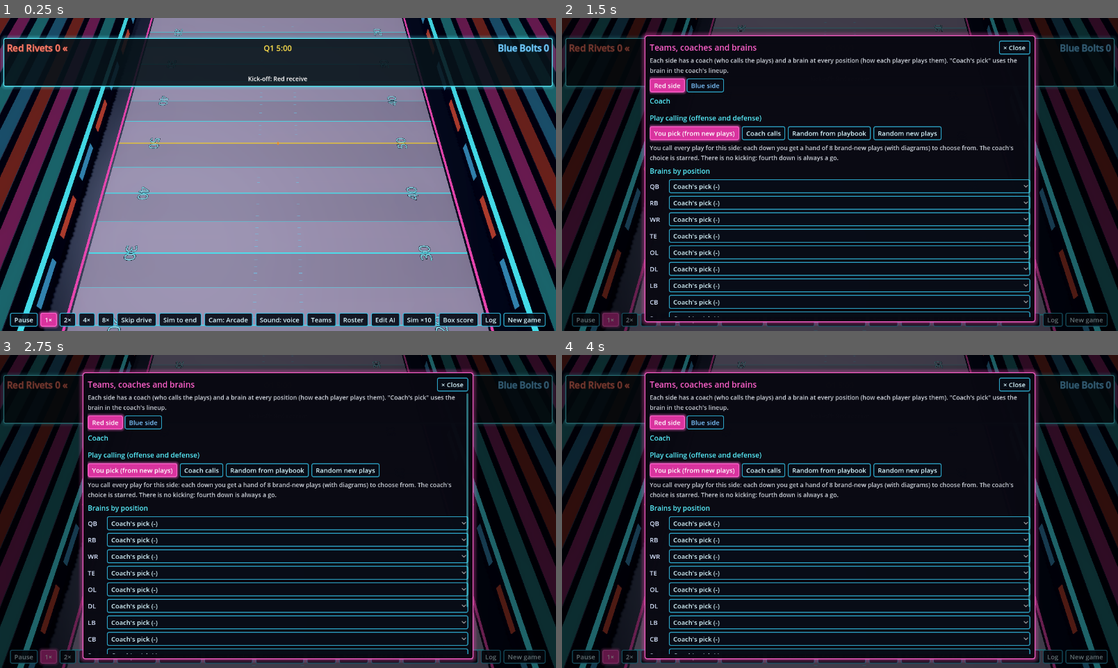
Above: before the commit, frames 1-4 (two rows, left to right).
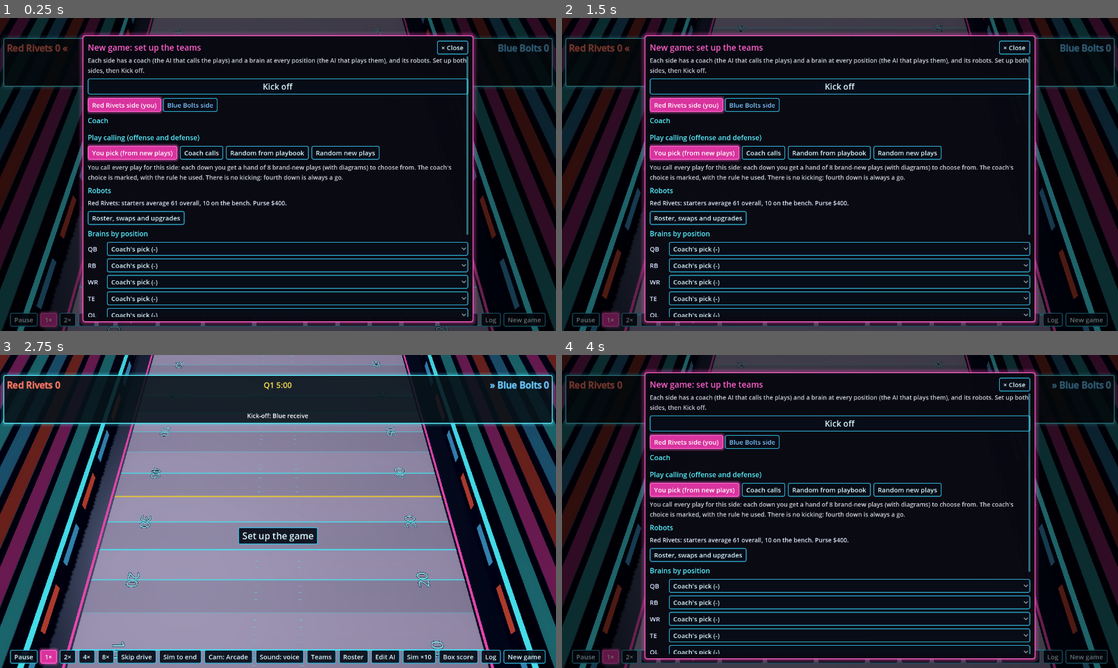
Above: after the commit, the same moments.

Repository: nathandunn/gridiron-career
Game: Godot game, scene res://scenes/Main.tscn
Two runs of this game, one before a commit and one after it. Both use one fixed random seed, a clock stepped at 60 frames per second and the inputs below.
Inputs (mouse positions are in pixels of both pictures, inside the frame that each line leads up to):
- Up to frame 1 (0.25 s): no input
- Up to frame 2 (1.5 s): click "Teams" at 0.5 s; click "Box score" at 1.25 s
- Up to frame 3 (2.75 s): click (278, 423) at 2 s, where only the run after the commit has a clickable "Kick off"
- Up to frame 4 (4 s): click (840, 536) at 2.75 s, where only the run after the commit has a clickable "Set up the game"; click "Cam: Arcade" at 3.5 s

The runs differ from the first frame. In frame 1, 74% of the frame differs, in the area x 0-100%, y 0-100%; in frame 2, 13%; in frame 3, 75%; in frame 4, 13%.
Error in both runs: Out of bounds get index '0' (on base: 'Array') (res://scripts/team.gd:14)

Commit message:
Every game starts on a set-up panel (coach, play calling, robots, brains, both sides); the picker shows the coach's deciding rule
Co-Authored-By: Claude Opus 5.5 <noreply@anthropic.com>
Claude-Session: https://claude.ai/code/session_01HmE9FLbeVRN99oMBHaGgc2

Diff:
--- a/scripts/game.gd
+++ b/scripts/game.gd
@@ -188,7 +188,7 @@
 		return false
 	var sense := func(id: String, a: Array) -> bool:
 		return _coach_sense(id, a, team, on_offense)
-	Dsl.run(rules, sense, act, {}, 0.0, Coach.MODIFIERS, coach_tally[team] if count else {})
+	out["line"] = Dsl.run(rules, sense, act, {}, 0.0, Coach.MODIFIERS, coach_tally[team] if count else {})
 	if out["kind"] == "":
 		var opts := Library.plays_for("offense" if on_offense else "defense")
 		out["kind"] = "play"
@@ -205,6 +205,11 @@
 	var want: Play = Library.play(String(d.get("play", "")))
 	if want == null:
 		return {"index": -1, "call": String(d.get("kind", ""))}
+	# which of his rules decided it, in his own words
+	var why := "nothing special: his usual mix"
+	for rr in (c.offense_rules if on_offense else c.defense_rules):
+		if int(rr["line"]) == int(d.get("line", -1)):
+			why = String(rr["text"])
 	var fw := Play.features(want)
 	var best := -1
 	var best_d := INF
@@ -213,7 +218,7 @@
 		if dist < best_d:
 			best_d = dist
 			best = i
-	return {"index": best, "call": want.name}
+	return {"index": best, "call": want.name, "why": why}
 
 
 func _coach_sense(id: String, a: Array, team: int, on_offense: bool) -> bool:
--- a/scripts/hud.gd
+++ b/scripts/hud.gd
@@ -375,7 +375,7 @@
 	bar.add_child(_button("Sim ×10", func(): main.run_batch(10)))
 	bar.add_child(_button("Box score", func(): if main.game != null: show_stats(main.game, "live", {}, main.reopen_panel())))
 	bar.add_child(_button("Log", func(): open_log()))
-	bar.add_child(_button("New game", func(): main.new_game()))
+	bar.add_child(_button("New game", func(): main.new_game(false)))
 	mark_speed(1.0)
 
 
@@ -482,20 +482,24 @@
 var _teams_side := 0
 
 
-func open_teams() -> void:
-	var box := _open("Teams, coaches and brains")
-	box.add_child(_label("Each side has a coach (who calls the plays) and a brain at every position (how each player plays them). \"Coach's pick\" uses the brain in the coach's lineup.", fs - 1, Color(0.8, 0.82, 0.85)))
+func open_teams(pregame := false) -> void:
+	var box := _open("New game: set up the teams" if pregame else "Teams, coaches and brains")
+	box.add_child(_label("Each side has a coach (the AI that calls the plays) and a brain at every position (the AI that plays them), and its robots. Set up both sides, then Kick off.", fs - 1, Color(0.8, 0.82, 0.85)))
+	if pregame:
+		var ko := _button("Kick off", func(): close_overlay(false); main.new_game(true))
+		ko.add_theme_font_size_override("font_size", fs + 4)
+		box.add_child(ko)
 	var sides := HBoxContainer.new()
 	box.add_child(sides)
 	for t in 2:
-		var b := _button("%s side" % Team.NAMES[t], func(): _teams_side = t; open_teams(), true)
+		var b := _button("%s side%s" % [Career.team(t)["name"] if Career.loaded else Team.NAMES[t], " (you)" if t == 0 else ""], func(): _teams_side = t; open_teams(pregame), true)
 		b.button_pressed = _teams_side == t
 		b.add_theme_color_override("font_color", FieldView.COLORS[t].lightened(0.4))
 		sides.add_child(b)
 	var t: int = _teams_side
 	_section(box, "Coach")
 	var cur: String = main.coaches[t]
-	_chips(box, Library.names("coach"), cur, func(n): main.coaches[t] = n; open_teams())
+	_chips(box, Library.names("coach"), cur, func(n): main.coaches[t] = n; open_teams(pregame))
 	var c: Coach = Library.coach(cur)
 	if c != null:
 		box.add_child(_label(c.about, fs - 1, Color(0.8, 0.82, 0.85)))
@@ -505,14 +509,29 @@
 	cf.add_theme_constant_override("v_separation", 6)
 	box.add_child(cf)
 	for mode in Game.CALLING:
-		var b := _button(Game.CALLING_LABEL[mode], func(): main.calling[t] = mode; main.library_changed(); open_teams(), true)
+		var b := _button(Game.CALLING_LABEL[mode], func(): main.calling[t] = mode; main.library_changed(); open_teams(pregame), true)
 		b.button_pressed = main.calling[t] == mode
 		cf.add_child(b)
-	var why := {"pick": "You call every play for this side: each down you get a hand of 8 brand-new plays (with diagrams) to choose from. The coach's choice is starred. There is no kicking: fourth down is always a go.",
+	var why := {"pick": "You call every play for this side: each down you get a hand of 8 brand-new plays (with diagrams) to choose from. The coach's choice is marked, with the rule he used. There is no kicking: fourth down is always a go.",
 		"coach": "The coach's rules pick every play.",
 		"random": "Any play in the playbook, picked at random every down.",
 		"generated": "A brand-new play made up every down: random formation, routes, gaps, coverages and blitzes. Save the good ones from the Log."}
 	box.add_child(_label(why[main.calling[t]], fs - 1, Color(0.8, 0.82, 0.85)))
+	if Career.loaded:
+		_section(box, "Robots")
+		var tm := Career.team(t)
+		var ovr := 0.0
+		var hurt := 0
+		for s0 in tm["starters"]:
+			ovr += Robot.overall(tm["starters"][s0])
+			if not Robot.lost_parts(tm["starters"][s0]).is_empty():
+				hurt += 1
+		box.add_child(_label("%s: starters average %d overall, %d on the bench%s. Purse $%d." % [tm["name"], int(ovr / 22.0), (tm["bench"] as Array).size(),
+			(", %d missing parts" % hurt) if hurt > 0 else "", Career.money(t)], fs - 1, Color(0.85, 0.9, 0.95)))
+		var rrow := HFlowContainer.new()
+		rrow.add_theme_constant_override("h_separation", 6)
+		box.add_child(rrow)
+		rrow.add_child(_button("Roster, swaps and upgrades", func(): open_roster(t); _back = func(): open_teams(pregame)))
 	_section(box, "Brains by position")
 	var grid := GridContainer.new()
 	grid.columns = 2
@@ -552,10 +571,10 @@
 	qf.add_theme_constant_override("h_separation", 6)
 	box.add_child(qf)
 	for e in q:
-		var b := _button(e[0], func(): main.qlen = e[1]; open_teams(), true)
+		var b := _button(e[0], func(): main.qlen = e[1]; open_teams(pregame), true)
 		b.button_pressed = is_equal_approx(main.qlen, e[1])
 		qf.add_child(b)
-	var go := _button("Start a game with these teams", func(): close_overlay(); main.new_game())
+	var go := _button("Kick off" if pregame else "Start a new game with these teams", func(): close_overlay(false); main.new_game(true))
 	go.add_theme_font_size_override("font_size", fs + 2)
 	box.add_child(go)
 
@@ -830,7 +849,7 @@
 	var coach_i := int(coach.get("index", -1))
 	var coach_name: String = ((g.teams[team]["coach"]) as Coach).name
 	if coach_i >= 0:
-		var cl := _label("COACH'S PICK: %s would call %s - the marked card is the closest in this hand." % [coach_name, String(coach.get("call", ""))], fs - 1, MAGENTA)
+		var cl := _label("COACH'S PICK: %s would call %s (his rule: %s). The marked card is the closest to it in this hand." % [coach_name, String(coach.get("call", "")), String(coach.get("why", "-"))], fs - 1, MAGENTA)
 		box.add_child(cl)
 		box.move_child(cl, grid.get_index())
 	for ci in hand.size():
--- a/scripts/main.gd
+++ b/scripts/main.gd
@@ -350,7 +350,8 @@
 	hud.mark_view(cam.view)
 	announcer.hud = hud
 	Career.ensure()      # the career's robots play in this game
-	new_game()
+	# a game starts with setting up your side (test runs that play themselves skip it)
+	new_game(OS.get_cmdline_user_args().has("--autopick"))
 
 
 ## A phone's canvas is in device pixels: scale the 2D up so the text is readable.
@@ -373,7 +374,9 @@
 	return Callable()
 
 
-func new_game() -> void:
+## A new game. With start false it waits on the set-up panel (coach, brains, play calling,
+## your robots, the rival) until Kick off.
+func new_game(start := true) -> void:
 	hud.slips = []
 	if view != null:
 		view.clear_debris()
@@ -386,6 +389,13 @@
 	_choice = {}
 	hud.show_call("")
 	hud.show_result("Kick-off: %s receive" % Team.NAMES[game.poss])
+	if not start:
+		view.set_play(null, game.poss, game.yl, game.to_go)
+		hud.show_state(game)
+		_phase = "pregame"
+		hud.open_teams(true)
+		return
+	hud.show_resume(false, "")
 	_next()
 
 
@@ -648,6 +658,8 @@
 			return "Continue to the next quarter"
 		"injury":
 			return "Fix broken robots"
+		"pregame":
+			return "Set up the game"
 	return ""
 
 
@@ -658,6 +670,8 @@
 			hud.open_picker(game, _pick_team, _picking_side, _hand, _coach_hint)
 		"qbreak":
 			hud.show_stats(game, "quarter", game.quarter_ends[_seen_q - 1])
+		"pregame":
+			hud.open_teams(true)
 		"injury":
 			if _broken_mine().is_empty():
 				_next()
@@ -754,7 +768,7 @@
 		_batch_step()
 		return
 	# a panel that is waiting on you was closed: nothing happens until you come back to it
-	if _phase in ["picking", "qbreak", "injury"]:
+	if _phase in ["picking", "qbreak", "injury", "pregame"]:
 		hud.show_resume(not hud.any_overlay(), _resume_label())
 		return
 	if paused or hud.any_overlay() and _phase != "over":
